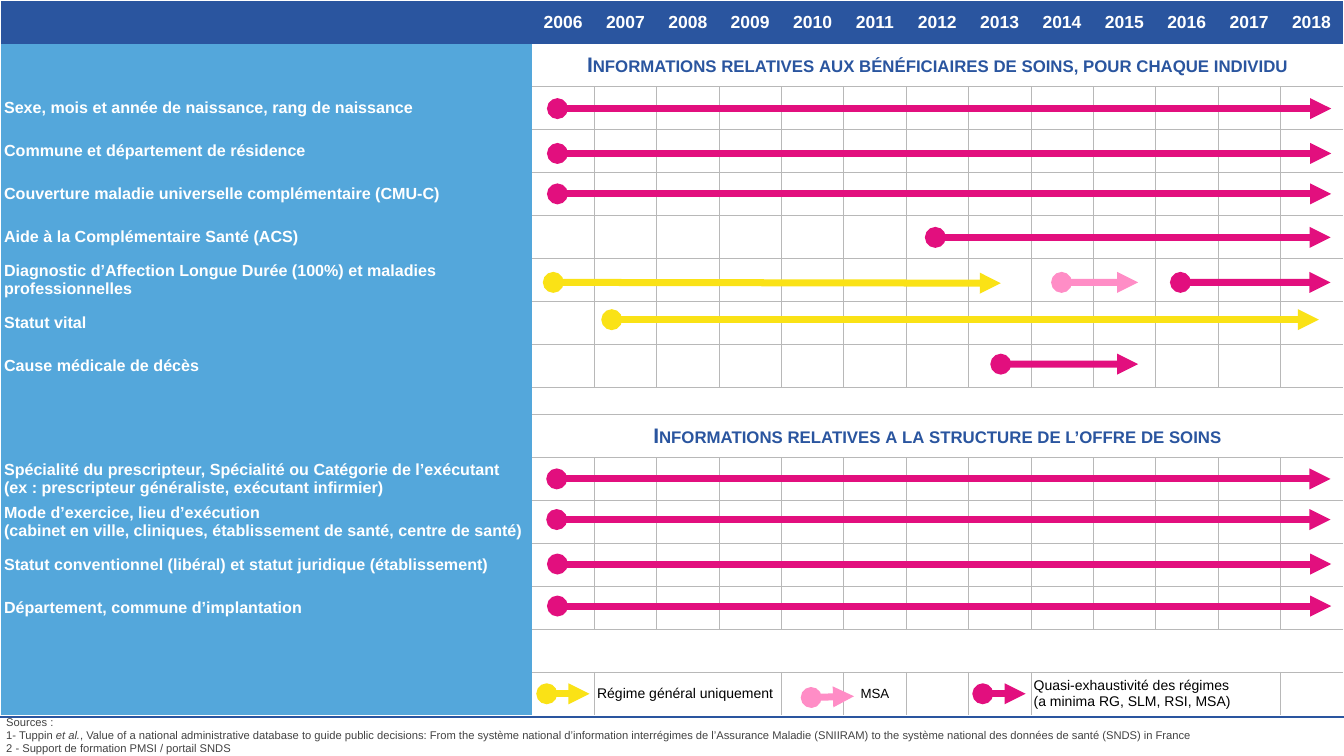
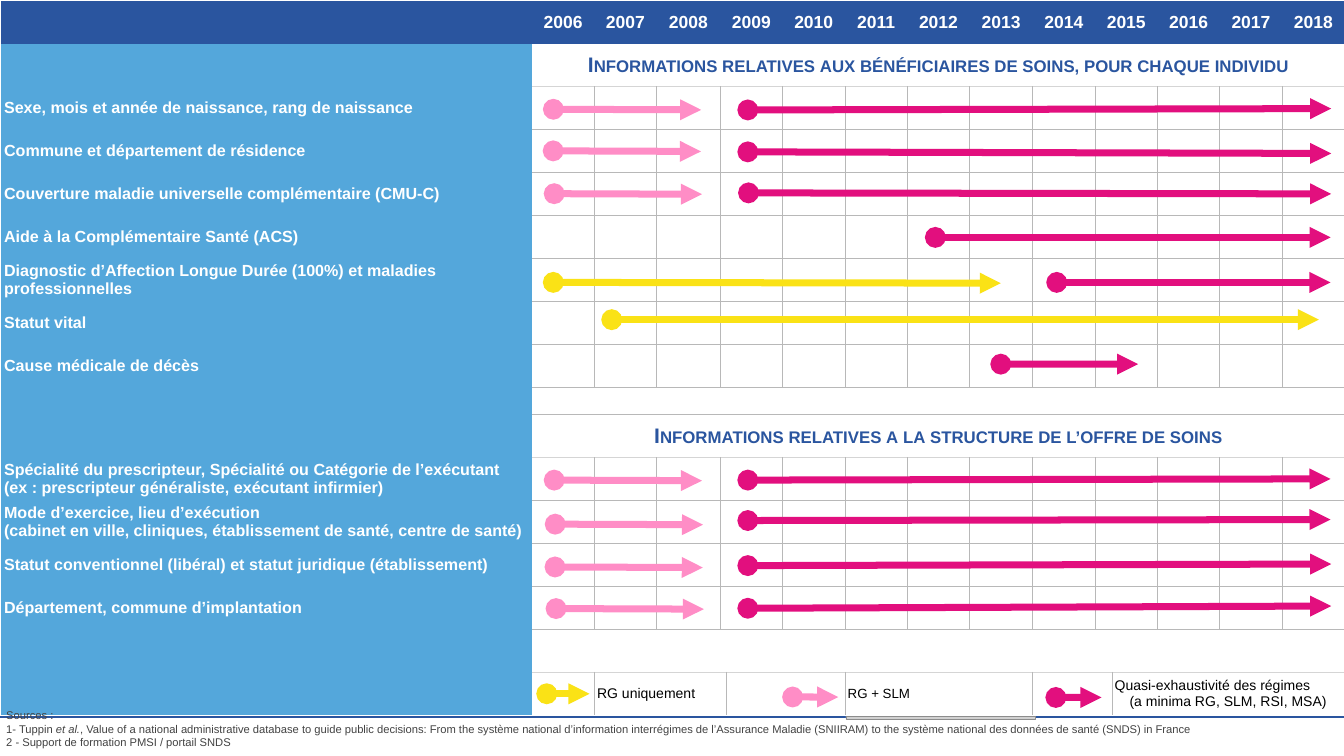
Before and after one commit to indsante/Documentation-SNDS, a slide deck: slide 1 of files/2019_INDS_Historique-des-données-SNDS_MPL-2.0.pptx. Drawn at 1344x756 pixels with LibreOffice and Linux fonts; fonts in the diff are those of the drawing; grey boxes stand for pictures; background and template pictures are left out. Boxes give left, top, right and bottom in pixels: in the first picture for what was removed or moved away, otherwise in the second. Text is boxed around its words. In the diff, an @@ line names an element or a change of style, - is before the commit and + after.

```diff
--- a/files/2019_INDS_Historique-des-données-SNDS_MPL-2.0.pptx
+++ b/files/2019_INDS_Historique-des-données-SNDS_MPL-2.0.pptx
@@ table at (1, 1, 1344, 719) @@
-column 3, row 17: Régime général uniquement
+column 3, row 17: RG uniquement
+column 6:  |  |  |  |  |  |  |  |  |  |  |  |  |  |  |  | 
-column 8, row 17: MSA
+column 8, row 17: RG + SLM
-column 11, row 17: Quasi-exhaustivité des régimes (a minima RG, SLM, RSI, MSA)
+column 11, row 17: 
+column 13:  |  |  |  |  |  |  |  |  |  |  |  |  |  |  |  | Quasi-exhaustivité des régimes (a minima RG, SLM, RSI, MSA)
@@ double arrow added from (553, 109) to (701, 110), #FF8DC6 10 pt @@
@@ double arrow moved from (557, 108) - (1331, 108) to (748, 110) - (1331, 108) @@
@@ double arrow added from (553, 151) to (701, 151), #FF8DC6 10 pt @@
@@ double arrow moved from (557, 153) - (1331, 153) to (748, 152) - (1331, 153) @@
@@ double arrow added from (554, 194) to (702, 194), #FF8DC6 10 pt @@
@@ double arrow moved from (557, 194) - (1331, 194) to (748, 193) - (1331, 194) @@
@@ double arrow moved from (1180, 282) - (1330, 282) to (1057, 282) - (1330, 282) @@
@@ double arrow removed from (1061, 282) to (1138, 282) @@
@@ double arrow moved from (557, 479) - (1330, 479) to (748, 480) - (1330, 479) @@
@@ double arrow added from (554, 480) to (702, 481), #FF8DC6 10 pt @@
@@ double arrow added from (555, 524) to (703, 525), #FF8DC6 10 pt @@
@@ double arrow moved from (557, 520) - (1330, 520) to (748, 521) - (1330, 520) @@
@@ double arrow added from (555, 567) to (702, 567), #FF8DC6 10 pt @@
@@ double arrow moved from (557, 564) - (1331, 564) to (748, 565) - (1331, 564) @@
@@ double arrow added from (556, 608) to (703, 609), #FF8DC6 10 pt @@
@@ double arrow moved from (557, 606) - (1331, 606) to (748, 608) - (1331, 606) @@
@@ text "Sources :": place and size @@
-text "Sources :" at (6, 717, 1191, 755)
+text "Sources :" at (6, 711, 1191, 749)
@@ double arrow moved from (811, 697) - (854, 696) to (793, 697) - (838, 697) @@
@@ picture added at (846, 716, 1035, 719) @@
@@ double arrow moved from (983, 694) - (1026, 694) to (1056, 697) - (1102, 697) @@
```
Also in this commit, not shown: 1 other slide changed.
